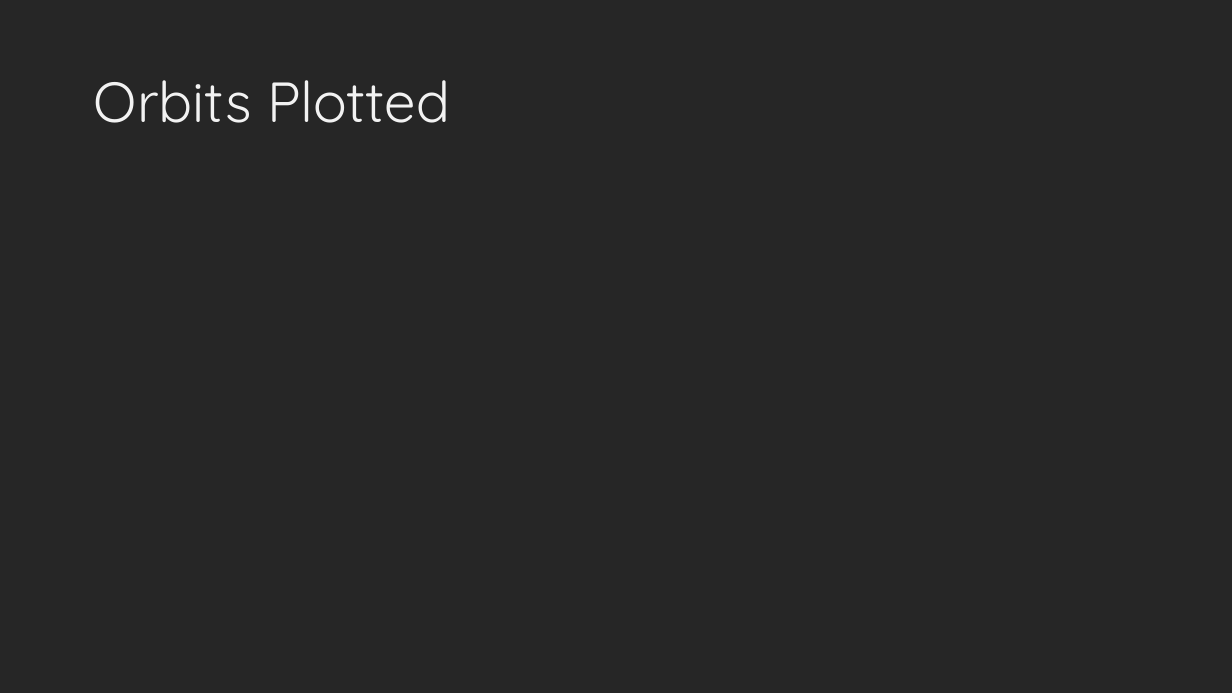
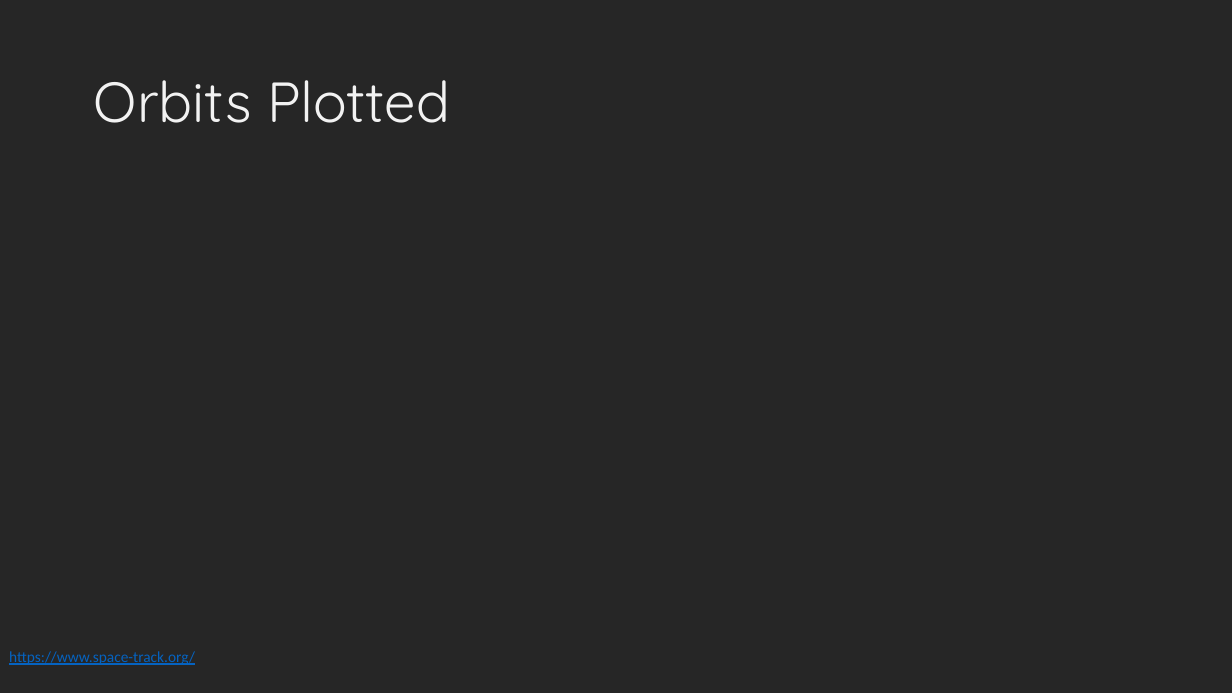
Before and after one commit to JarodTAerts/OrbitalDebris, a slide deck: slide 6 of Presentation/OrbitalDebrisPresentation.pptx (slide 5 before the commit). Drawn at 1232x693 pixels with LibreOffice and Linux fonts; fonts in the diff are those of the drawing; background and template pictures are left out. Boxes give left, top, right and bottom in pixels: in the first picture for what was removed or moved away, otherwise in the second. Text is boxed around its words. In the diff, an @@ line names an element or a change of style, - is before the commit and + after.

```diff
--- a/Presentation/OrbitalDebrisPresentation.pptx
+++ b/Presentation/OrbitalDebrisPresentation.pptx
@@ text added at [9, 651, 195, 665], 12 pt, text #0563C1, underline @@
+https://www.space-track.org/
```
Also in this commit, not shown: 3 other slides changed, 1 slide added, 6 other files.
